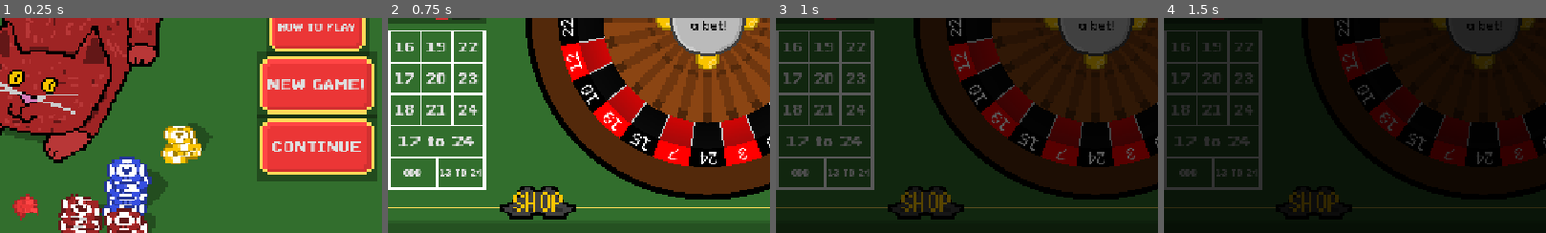
Above: before the commit, frames 1-4 (left to right).
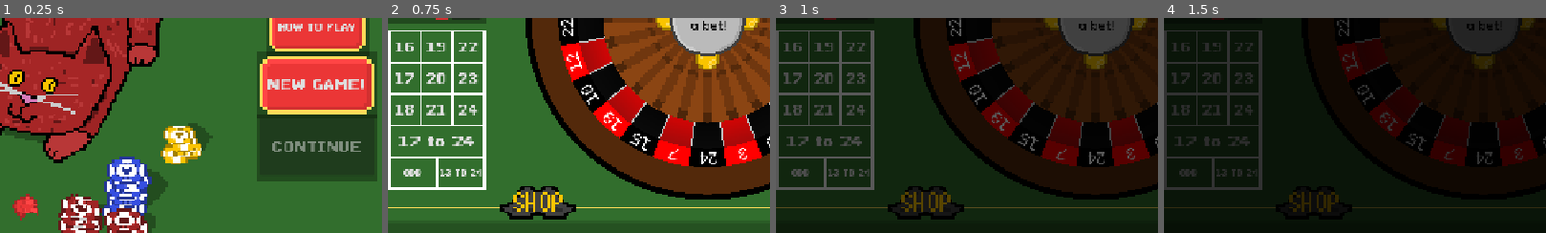
Above: after the commit, the same moments.

Repository: DuneRanger/Very-Serious-GameJam-2026
Game: Godot game, scene res://scenes/main.tscn
Two runs of this game, one before a commit and one after it. Both use one fixed random seed, a clock stepped at 60 frames per second and the inputs below. Sound files missing from this copy of the repository are replaced by a short silence.
Inputs:
- Up to frame 1 (0.25 s): no input
- Up to frame 2 (0.75 s): click "NEW GAME!" at 0.5 s
- Up to frame 3 (1 s): no input
- Up to frame 4 (1.5 s): click "0" at 1.25 s
The pictures show only the part of the screen within x 30-80%, y 50-100%; the shares and areas given below are measured in that part.

The runs differ from the first frame. In frame 1, 7.7% of the frame differs, in the area x 68-98%, y 46-73%; in frame 2, nothing differs; in frame 3, nothing differs; in frame 4, nothing differs.

Commit message:
Fix roulette reset

Diff:
--- a/scenes/game/game_manager/game_manager.gd
+++ b/scenes/game/game_manager/game_manager.gd
@@ -31,6 +31,8 @@
 var applying_boost : bool = false
 
 signal signal_game_start
+signal signal_can_continue_game
+signal reset_roulette
 
 signal on_boost (boost_amount : float)
 
--- a/scenes/game/game_scene/roulette/roulette.gd
+++ b/scenes/game/game_scene/roulette/roulette.gd
@@ -50,13 +50,11 @@
 
 func _init():
 	prepare_inital_cells()
-	cells = GameManagerGlobal.initial_cells.duplicate_deep()
+	cells = []
+	for cell in GameManagerGlobal.initial_cells:
+		cells.append(cell.duplicate())
 	balls = get_initial_balls()
 	prepare_balls()
-	for cell in cells:
-		print(cell)
-		print(str(cell))
-
 	update_total_weight()
 
 func _ready():
@@ -65,6 +63,7 @@
 	prepare_textures()
 	GameManagerGlobal.on_boost.connect(apply_boost)
 	GameManagerGlobal.signal_game_start.connect(prepare_inital_cells)
+	GameManagerGlobal.reset_roulette.connect(full_reset)
 
 	GameManagerGlobal.commit_cell_change.connect(commit_cell_mod)
 	roulette_tick_sound.stream = load("res://assets/music/RouletteTickSFX.mp3")
@@ -73,19 +72,16 @@
 	cells.clear()
 	balls.clear()
 	for n in get_children():
-		if n is RouletteBall or RouletteCell:
-			print("Removing ", n)
+		if n is RouletteBall or n is RouletteBank:
 			remove_child(n)
 			n.queue_free()
-	cells = GameManagerGlobal.initial_cells.duplicate_deep()
+	for cell in GameManagerGlobal.initial_cells:
+		cells.append(cell.duplicate())
+
 	balls = get_initial_balls()
 	prepare_balls()
-
-	randomize_weights()
-	update_total_weight()
-
-	build_outer_wall()
-	build_banks()
+	commit_cell_mod()
+	GameManagerGlobal.on_boost.connect(apply_boost)
 
 func randomize_weights():
 	for cell in cells:
@@ -148,6 +144,7 @@
 	build_banks()
 
 func prepare_textures():
+	#$roulette_handle_sprite.apply_scale(Vector2(1, 1) * (inner_circle_radius + 2) / 44)
 	$inner_wheel_sprite.apply_scale(Vector2(1, 1) * (inner_circle_radius + 2) / 44.2)
 	$roulette_handle_sprite.apply_scale(Vector2(1, 1) * (inner_circle_radius + 2) / 44)
 
--- a/scenes/game/game_scene/roulette/roulette_cell.gd
+++ b/scenes/game/game_scene/roulette/roulette_cell.gd
@@ -25,6 +25,8 @@
 		Color.DARK_GREEN: return "green"
 		_: return "unknown colour"
 
+func duplicate() -> RouletteCell:
+	return RouletteCell.new(number, colour, weight)
 
 func _to_string() -> String:
 	var out = get_colour_string(colour) + " " + str(number)
--- a/scenes/game/main_menu_scene/main_menu.gd
+++ b/scenes/game/main_menu_scene/main_menu.gd
@@ -14,3 +14,12 @@
 func _on_continue_button_button_down() -> void:
 	GameManagerGlobal.signal_switch_scene.emit(GameEnums.switching_scenes.GAME_SCENE)
 	SfxManager.play_SFX("res://assets/SFX/start_game.ogg")
+
+func _on_continue_button_ready() -> void:
+	$ContinueButton.disabled = true
+
+func continue_on() -> void:
+	$ContinueButton.disabled = false
+
+func _ready() -> void:
+	GameManagerGlobal.signal_can_continue_game.connect(continue_on)
--- a/scenes/game/main_menu_scene/main_menu.tscn
+++ b/scenes/game/main_menu_scene/main_menu.tscn
@@ -116,3 +116,4 @@
 [connection signal="button_down" from="NewGameButton" to="." method="_on_new_game_button_button_down"]
 [connection signal="button_down" from="HowToPlayButton" to="." method="_on_how_to_play_button_button_down"]
 [connection signal="button_down" from="ContinueButton" to="." method="_on_continue_button_button_down"]
+[connection signal="ready" from="ContinueButton" to="." method="_on_continue_button_ready"]
--- a/scenes/main.gd
+++ b/scenes/main.gd
@@ -38,14 +38,15 @@
 	if first_game:
 		game_scene = game_scene_preloaded.instantiate()
 		shop_scene = shop_scene_preloaded.instantiate()
-		add_child(game_scene)
-		add_child(shop_scene)
+	add_child(game_scene)
+	add_child(shop_scene)
 	GameManagerGlobal.game_start()
+	remove_child(game_scene)
+	remove_child(shop_scene)
 	if first_game:
-		remove_child(game_scene)
-		remove_child(shop_scene)
-	first_game = false
-	#please dont ask im tired boss
+		first_game = false
+		GameManagerGlobal.signal_can_continue_game.emit()
+	GameManagerGlobal.reset_roulette.emit()
 
 func unparent_current_scene():
 	if current_scene != null:
